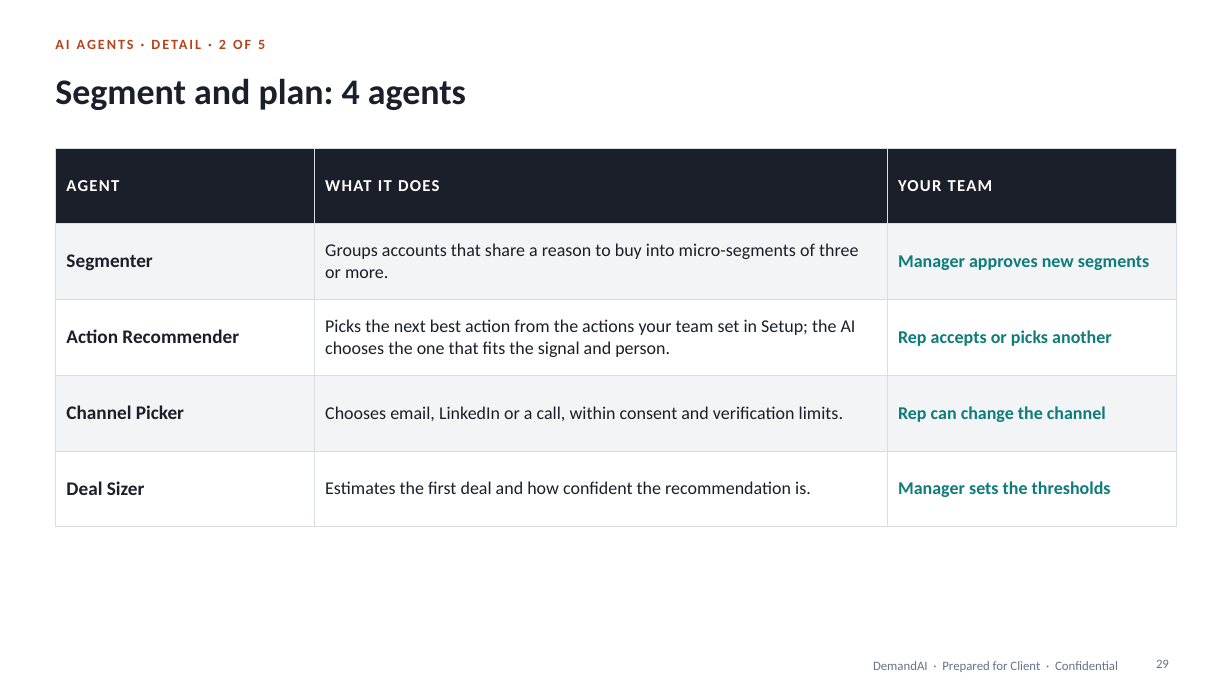
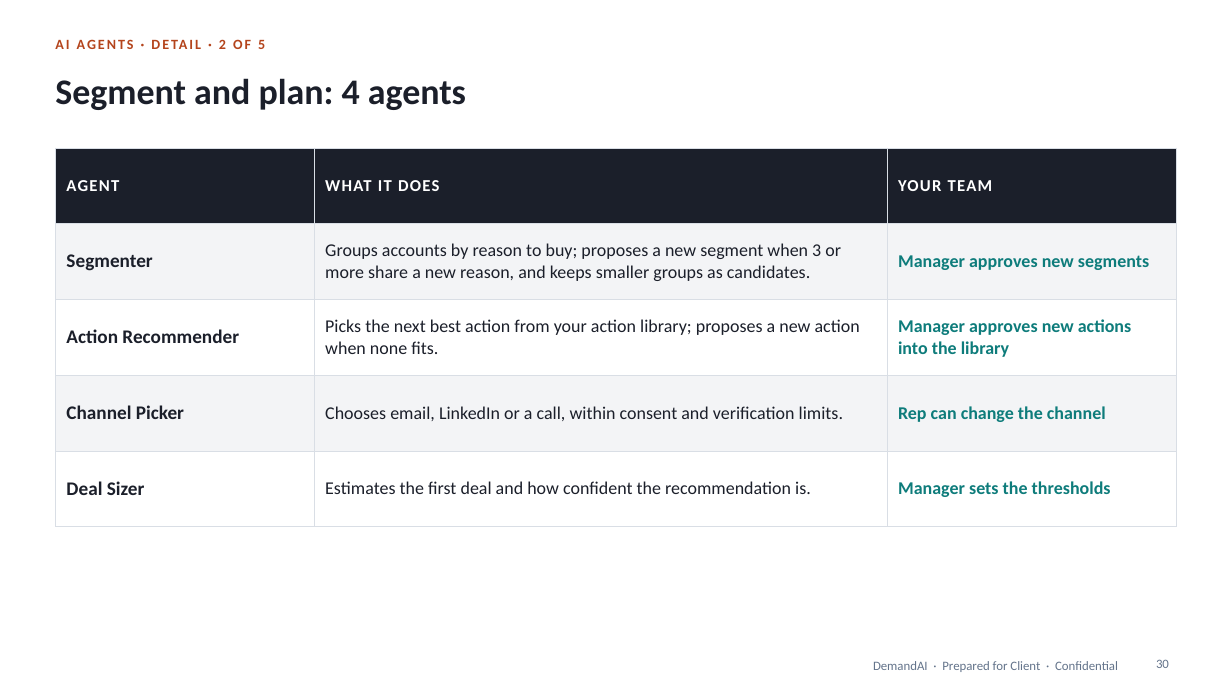
Before and after one commit to shantanusharma-commits/Demand-AI---POC, a slide deck: slide 30 of proposal/DemandAI_Pilot_Proposal.pptx (slide 29 before the commit). Drawn at 1232x693 pixels with LibreOffice and Linux fonts; fonts in the diff are those of the drawing. Boxes give left, top, right and bottom in pixels: in the first picture for what was removed or moved away, otherwise in the second. Text is boxed around its words. In the diff, an @@ line names an element or a change of style, - is before the commit and + after.

```diff
--- a/proposal/DemandAI_Pilot_Proposal.pptx
+++ b/proposal/DemandAI_Pilot_Proposal.pptx
@@ table at bbox=[55, 148, 1177, 501] @@
-row 2, column 2: Groups accounts that share a reason to buy into micro-segments of three or more.
+row 2, column 2: Groups accounts by reason to buy; proposes a new segment when 3 or more share a new reason, and keeps smaller groups as candidates.
-row 3, column 2: Picks the next best action from the actions your team set in Setup; the AI chooses the one that fits the signal and person.
+row 3, column 2: Picks the next best action from your action library; proposes a new action when none fits.
-row 3, column 3: Rep accepts or picks another
+row 3, column 3: Manager approves new actions into the library
@@ page number at bbox=[1156, 659, 1169, 668]: text changed @@
-29
+30
```
Also in this commit, not shown: 11 other slides changed, 1 slide added, 1 other file.
